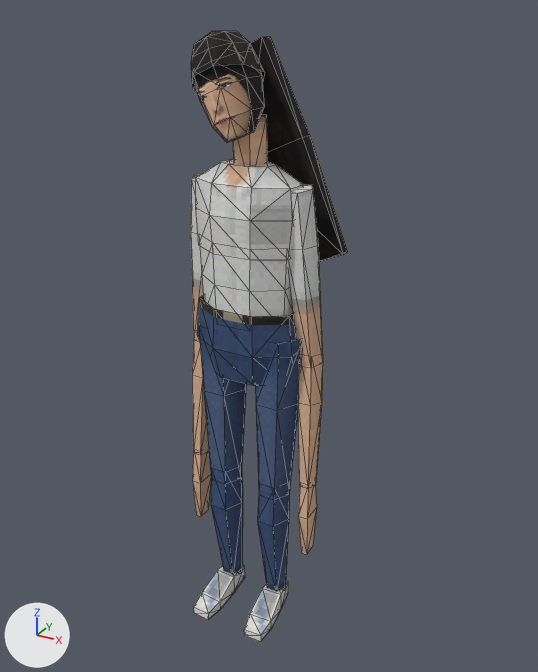
An edit to the glTF model assets/models/chars/mimic_linh.glb, drawn before and after from the same camera.
The view is the same before and after, from a 50 mm lens placed at (0.882, -1.505, 1.615), pointed at (0.037, 0.031, 0.847). Lighting does not change. The marker at lower left points along +X, +Y and +Z. The first picture is the older version. Mesh edges are drawn as thin lines. Vertices at exactly the same position are counted once.

Script lines for the objects in view, before the commit:
```python
me_mimic_linh_mesh = bpy.data.meshes.new('mimic_linh_mesh')
me_mimic_linh_mesh.from_pydata(...)  # 370 vertices, 596 faces; spans x -0.2..0.21, y -0.15..0.12, z 0.01..1.57
# faces by material slot: [136, 460]
me_mimic_linh_mesh.materials.append(mat_mimic_linh_head)  # picture img_head_mimic_linh
me_mimic_linh_mesh.materials.append(mat_mimic_linh_body)  # picture img_body_mimic_linh
ob_mimic_linh_mesh = bpy.data.objects.new('mimic_linh_mesh', me_mimic_linh_mesh)
ob_mimic_linh_mesh.location = (0.0, 0.0, 0.0)
```
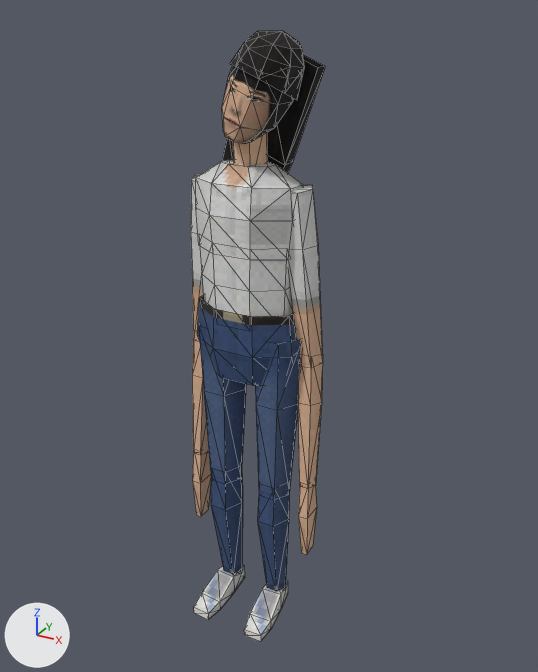
Where the change shows, as pixel boxes (x1, y1, x2, y2) in the pictures (538 x 672 px; the box of a moved part takes in the faces that stretch with it):
'mimic_linh_mesh', reshaped (14% narrower): before (191, 31, 347, 641); after (191, 30, 325, 641)
part 1 of me_mimic_linh_mesh, moved or reshaped: before (193, 64, 265, 142); after (222, 65, 294, 144)
part 2 of me_mimic_linh_mesh, moved or reshaped: before (191, 31, 265, 91); after (230, 30, 305, 100)
part 3 of me_mimic_linh_mesh, moved or reshaped: before (250, 36, 347, 262); after (222, 55, 325, 173)

The change in detail:
me_mimic_linh_mesh is used by ob_mimic_linh_mesh; location (0.0, 0.0, 0.0).
me_mimic_linh_mesh had 370 vertices, 596 faces and spanned x -0.2..0.21, y -0.15..0.12, z 0.01..1.57.
me_mimic_linh_mesh now has 370 vertices, 596 faces and spans x -0.2..0.2, y -0.15..0.12, z 0.01..1.57.
me_mimic_linh_mesh part 1: the loose piece of 41 vertices spanning x -0.12..0.04, y -0.09..0.08, z 1.34..1.56 is turned 46 degrees about the y axis through its middle, then moved by (0.08, 0.0, 0.0).
me_mimic_linh_mesh part 2: the loose piece of 25 vertices spanning x -0.13..0.03, y -0.09..0.08, z 1.43..1.57 is turned 46 degrees about the y axis through its middle, then moved by (0.11, 0.0, 0.0).
me_mimic_linh_mesh part 3: the loose piece of 12 vertices spanning x -0.14..0.21, y 0.06..0.12, z 1.01..1.56 is turned 46 degrees about the y axis through its middle, then moved by (-0.06, 0.0, 0.0).
